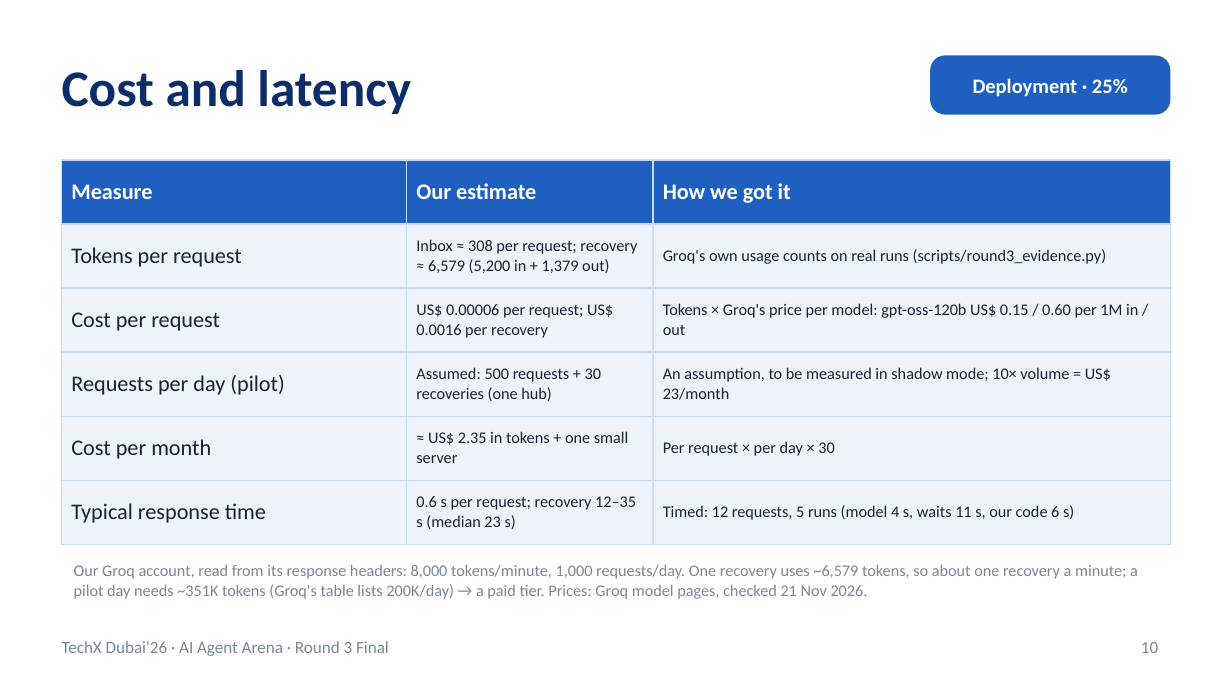
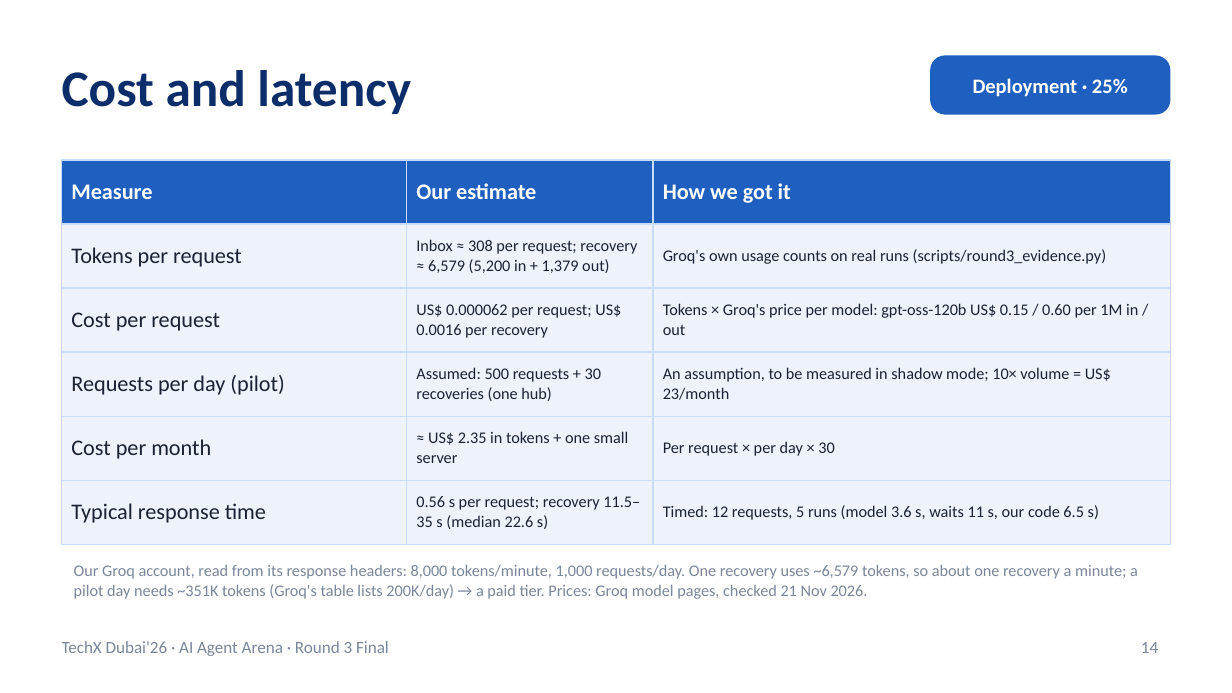
Before and after one commit to RithikhC/EagleX, a slide deck: slide 14 of docs/EagleX_Round3_Final.pptx (slide 10 before the commit). Drawn at 1232x693 pixels with LibreOffice and Linux fonts; fonts in the diff are those of the drawing. Boxes give left, top, right and bottom in pixels: in the first picture for what was removed or moved away, otherwise in the second. Text is boxed around its words. In the diff, an @@ line names an element or a change of style, - is before the commit and + after.

```diff
--- a/docs/EagleX_Round3_Final.pptx
+++ b/docs/EagleX_Round3_Final.pptx
@@ table at [62,160,1170,545] @@
-row 3, column 2: US$ 0.00006 per request; US$ 0.0016 per recovery
+row 3, column 2: US$ 0.000062 per request; US$ 0.0016 per recovery
-row 6, column 2: 0.6 s per request; recovery 12–35 s (median 23 s)
+row 6, column 2: 0.56 s per request; recovery 11.5–35 s (median 22.6 s)
-row 6, column 3: Timed: 12 requests, 5 runs (model 4 s, waits 11 s, our code 6 s)
+row 6, column 3: Timed: 12 requests, 5 runs (model 3.6 s, waits 11 s, our code 6.5 s)
@@ page number at [1141,642,1158,653]: text changed @@
-10
+14
```
Also in this commit, not shown: 11 other slides changed, 7 slides added, 1 slide removed, 13 other files.
